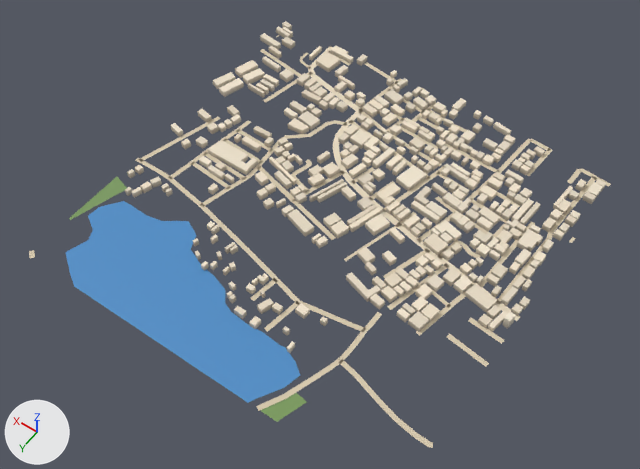
An edit to the glTF model public/assets/bengaluru-region-v1/tiles/t17_-28-l0.glb, drawn before and after from the same camera.
Both versions are drawn from a 50 mm lens placed at (8372.0, -13199.0, 819.0), pointed at (8750.0, -13727.0, -12.0). Lighting does not change. The marker at lower left points along +X, +Y and +Z. The picture after the commit comes second.

The first picture shows 'building', 'ground', 'water'.
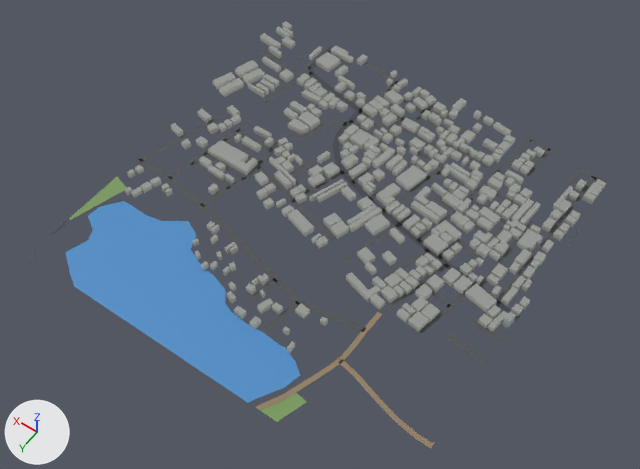
The edits, one by one:
me_building is used by ob_building; location (8500.0, -14000.0, 0.0).
me_building had 3016 vertices, 3788 faces and spanned x 0.0..515.0, y -8.0..429.0, z 0.0..15.0.
me_building now has 3016 vertices, 4560 faces and spans x 0.0..515.0, y -8.0..429.0, z 0.0..15.0.
me_building part 1: 3788 kept faces spanning x 0.0..515.0, y -8.0..429.0, z 0.0..15.0 get new vertex colours.
me_ground is used by ob_ground; location (8500.0, -14000.0, 0.0).
me_ground had 635 vertices, 505 faces and spanned x -2.0..502.0, y -3.0..502.0, z 1.0.
me_ground now has 649 vertices, 515 faces and spans x 0.0..500.0, y 0.0..500.0, z 1.0.
me_ground part 2: the loose piece of 4 vertices spanning x 490.0..502.0, y 491.0..502.0, z 1.0 is rebuilt with 4 vertices and now spans x 487.0..500.0, y 489.0..500.0, z 1.0.
Part 3, on me_ground:
10 vertices are removed from x -2.0..500.0, y -2.0..501.0, z 1.0.
28 faces are deleted.
23 vertices move from x -2.0..500.0, y -3.0..433.0, z 1.0 to x 0.0..500.0, y 0.0..434.0, z 1.0.
24 vertices are added at x 0.0..500.0, y 0.0..500.0, z 1.0.
38 new faces join them.
me_ground part 4: 462 kept faces spanning x 0.0..500.0, y 0.0..474.0, z 1.0 get new vertex colours; the middle colour goes from beige #d7c9ae to dark grey #535556.

What differs and where, as boxes [x1, y1, x2, y2] in the pictures (640 x 469 px; the box of a moved part takes in the faces that stretch with it):
'ground', reshaped: before [29, 35, 611, 448]; after [29, 35, 610, 448]
part 1 of me_building, recoloured (darker): [125, 21, 606, 353] in both
part 2 of me_ground, rebuilt: before [29, 250, 35, 258]; after [29, 249, 35, 259]
part 3 of me_ground, moved or reshaped: before [135, 35, 582, 448]; after [50, 35, 582, 448]
part 4 of me_ground, recoloured: [139, 36, 610, 447] in both
